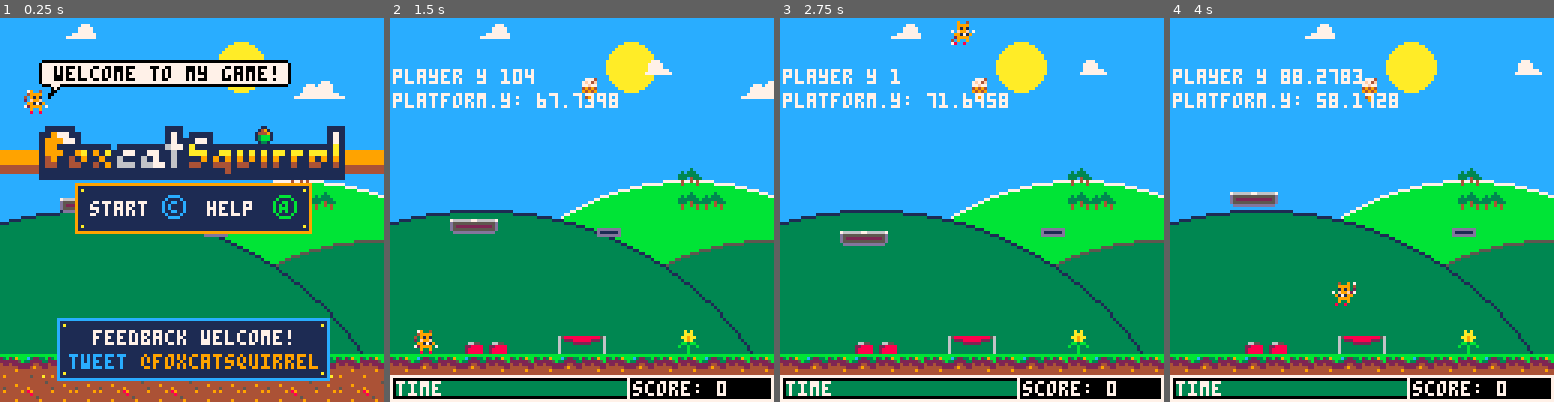
Above: before the commit, frames 1-4 (left to right).
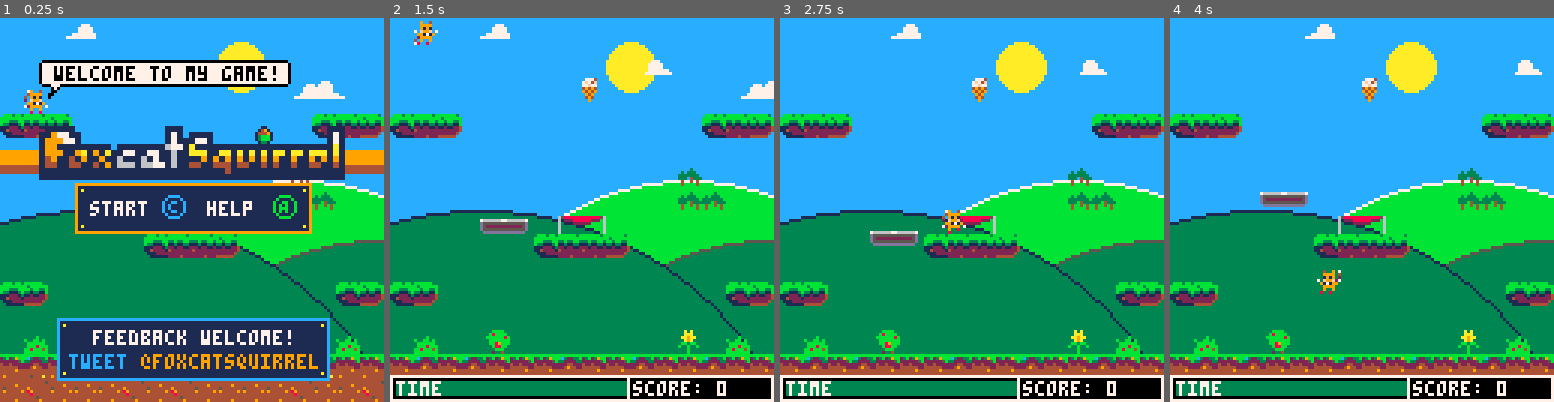
Above: after the commit, the same moments.

Repository: daddynewts/foxcatsquirrel
Game: PICO-8 cartridge foxcatsquirrel.p8
Same seed, same stepped clock (60 frames per second), same inputs: the game is played once before the commit and once after it.
Inputs:
- Up to frame 1 (0.25 s): no input
- Up to frame 2 (1.5 s): tap X (X key) at 0.33, 1.07 s; tap O (Z key) at 0.7 s
- Up to frame 3 (2.75 s): hold Right 1.6-2.1 s; tap O (Z key) at 1.7, 2.1, 2.5 s; tap X (X key) at 1.85 s; hold Right from 2.47 s (still down)
- Up to frame 4 (4 s): tap O (Z key) at 2.9, 3.3, 3.7 s; tap X (X key) at 2.97 s; release Right at 3.03 s; hold Left 3.08-3.58 s; hold Down 3.63-3.97 s

The runs differ from the first frame. In frame 1, 4.9% of the frame differs, in the area x 0-100%, y 25-88%; in frame 2, 8.7%; in frame 3, 8.7%; in frame 4, 9.1%, in the area x 0-100%, y 13-88%.

Commit message:
Small update
Map one changed.

Diff:
--- a/foxcatsquirrel.p8
+++ b/foxcatsquirrel.p8
@@ -76,16 +76,15 @@
   dead=false,
   }
 
-  cam_x=level*128
+ cam_x=level*128
  cam_y=0
 
  -- v for vertical
  vplatform={
-  x=20,
+  x=30,
   y=60,
   maxy=100,
   miny=10,
-  --dy=0,
   spoffl=20,
   spoffr=21,
   sponl=22,
@@ -94,7 +93,7 @@
 
  -- h for horizontal
  hplatform={
-  x=68,
+  x=168,
   y=70,
   maxy=100,
   miny=10,
@@ -171,9 +170,6 @@
  --print("ghosts: "..#ghost,cam_x+1,1,7)
  --print("skulls: "..#skull,cam_x+1,9,7)
  --print("approach: "..enemyapproach,cam_x+1,17,7)
- print("player y "..(player.y),cam_x+1,17,7)
- print("platform.y: "..(vplatform.y),cam_x+1,25,7)
-
  --print("ghost x: "..ghost.x,cam_x+1,17,7)
  --print("skull.x: "..skull.x,cam_x+1,25,7)
  -- food hitbox
@@ -611,7 +607,7 @@
 
  -- angle
  -- print("approach: "..enemyapproach,cam_x+1,1,7)
- test_ui()
+ --test_ui()
 
  -- food coords
  --print(""..#foods,cam_x+1,1,7)
@@ -729,9 +725,9 @@
  -- moving platform: ⬆️+⬇️
  vplatform.y-=2*cos(t())
 
- if vplatform.y > player.y ---8 -- -4
- and vplatform.y < player.y+12 -- +4
-  and vplatform.x > player.x-15 -- 4
+ if vplatform.y > player.y --4
+ and vplatform.y < player.y+10 -- +12
+  and vplatform.x > player.x-15 -- -15
   and vplatform.x < player.x+6
   and player.dy>0
    then player.vplatform=true
@@ -739,7 +735,7 @@
   end
 
   if player.vplatform==true then
-    player.y=flr(vplatform.y-8)
+    player.y=vplatform.y-8
     vplatform.spoffl=vplatform.sponl
     vplatform.spoffr=vplatform.sponr
     player.dy=0
@@ -956,7 +952,6 @@
   draw_clouds()
   spr(vplatform.spoffl, vplatform.x,vplatform.y)
   spr(vplatform.spoffr, vplatform.x+8,vplatform.y)
-  spr(hplatform.sp, hplatform.x, hplatform.y)
  end
 
  -- jungle
@@ -965,7 +960,7 @@
    pal(5,2,1)
    pal(6,4,1)
    pal(13,9)
-   spr(hplatform.sp, hplatform.x, hplatform.y)
+
  end
 
  -- castle outside
@@ -1742,16 +1737,16 @@
 00000000000000000000000000000000000000002600000000000000003a0000000000000000000000000000000040414300535200530000000053005253004100000000000000000000000000000000410000000000000000000000000000410000000000000000000000000000000000000000000000000000000000000000
 0000000000000000000000000000000000000025362400000000000000000000000000000000000000000000000040414300530000530000000053000053004100000000000000000000000000000000410000000000000000000000000000410000000000000000000000000000000000000000000000000000000000000000
 0000000000000000000000000000000024000000000000000000000000000000000000000000000000000000005640414300530000530052000053000053004132320000000000323200000000003232410000000000000000000000000020230000000000000000000000000000000000000000000000000000000000000000
-00000000000000000000000000000000000000000000000000000000000000000000000000000000000000005600404143515000005300000000530000515041000000000000001e1e00000000000000410000000000000000000000000000410000000000000000000000000000000000000000000000000000000000000000
+45464700000000000000000000454647000000000000000000000000000000000000000000000000000000005600404143515000005300000000530000515041000000000000001e1e00000000000000410000000000000000000000000000410000000000000000000000000000000000000000000000000000000000000000
 0000000000000000000000000000000000000000000000000000003a000000250000000000000000000000560000404143000000005300000000530000000041000000000000001e1e00000000000000410000000000000000000000000000410000000000000000000000000000000000000000000000000000000000000000
 00000000000000000000000065000000000000002536240000000000000000000000000000000000000000515151404143005200005300000000530000000041000000323200001e1e00000032320000410000000000000000000000000000410000000000000000000000000000000000000000000000000000000000000000
 00000000000000000000000065650000000000000000000000000000000000000000000000000000000000000000404143000000005300000000530000000041000000000000001e1e000000000000004100000000000000000000000000004100000000000000000000000000000000002b0000000000002b00000000002b00
-000000000000000000000000000000003624000000000000000029000000002500000000003500000000000000004041430000000053003e3f00530000000041000000000000001e1e00000000000000410000000000000000000000000000410000000000000000000000000000000000000000000000000000000000000000
-00000000000000000000000000000000002600000000000000002524000000000000000074740000000000000000404143000000005050505050500000000041000000000035001e1e00350000000000410000000050000000005000000000410000000000000000000000000000000000000000000000000000000000000000
+000000000000003e3f000000000000003624000000000000000029000000002500000000003500000000000000004041430000000053003e3f00530000000041000000000000001e1e00000000000000410000000000000000000000000000410000000000000000000000000000000000000000000000000000000000000000
+00000000000045464647000000000000002600000000000000002524000000000000000074740000000000000000404143000000005050505050500000000041000000000035001e1e00350000000000410000000050000000005000000000410000000000000000000000000000000000000000000000000000000000000000
 00000000000000000000000000000000000000000000000000000000000000000000000000000000000000000000404143000000000000000000000000520041000000000021201e1e202100000000004100000000212020202021000000004100000000000000000000000000000000000000002b0000000000002b00000000
-00000000000000000000000000000000000000000000253636240000000000257474000000000000000000000000404143000000520000000000000000000041000000000031001e1e00310000000000410000000031000000003100000000410000000000000000000000000000000000000000000000000000000000000000
+45470000000000000000000000004547000000000000253636240000000000257474000000000000000000000000404143000000520000000000000000000041000000000031001e1e00310000000000410000000031000000003100000000410000000000000000000000000000000000000000000000000000000000000000
 00000000000000000000000000000000000000000000000000000000000000003100000000630000006300000000404143000000006700520000670000000041000000000031001e1e00310000000000410000000031000000003100000000410000000000000000000000000000000000000000000000000000000000000000
-0000000f0f00003e3f0000193b0000000029003b000000003c00003b00543c003100002900620000006200540000404143000f005477000000007754000f0041000000000031001e1e00310000000000410000000031000000003100000000410000000000000000000000000000000000000000000000000000000000000000
+003c000064000000000000193b003c000029003b000000003c00003b00543c003100002900620000006200540000404143000f005477000000007754000f0041000000000031001e1e00310000000000410000000031000000003100000000410000000000000000000000000000000000000000000000000000000000000000
 1012101210101012101012101012101010121012121010121012121210121012606060606060000000606060606060604141424242424242424242424242423333333333333333333333333333333333410000500031000000003100500000416161616161616161616161616161616127272727272727272727272727272727
 1113111111131113111111111311111313131313131313131313131313131313000000000000000000000000000000000000000000000000000000000000000000000000000000000000000000000000003333333333333333333333333333330000000000000000000000000000000000000000000000000000000000000000
 
